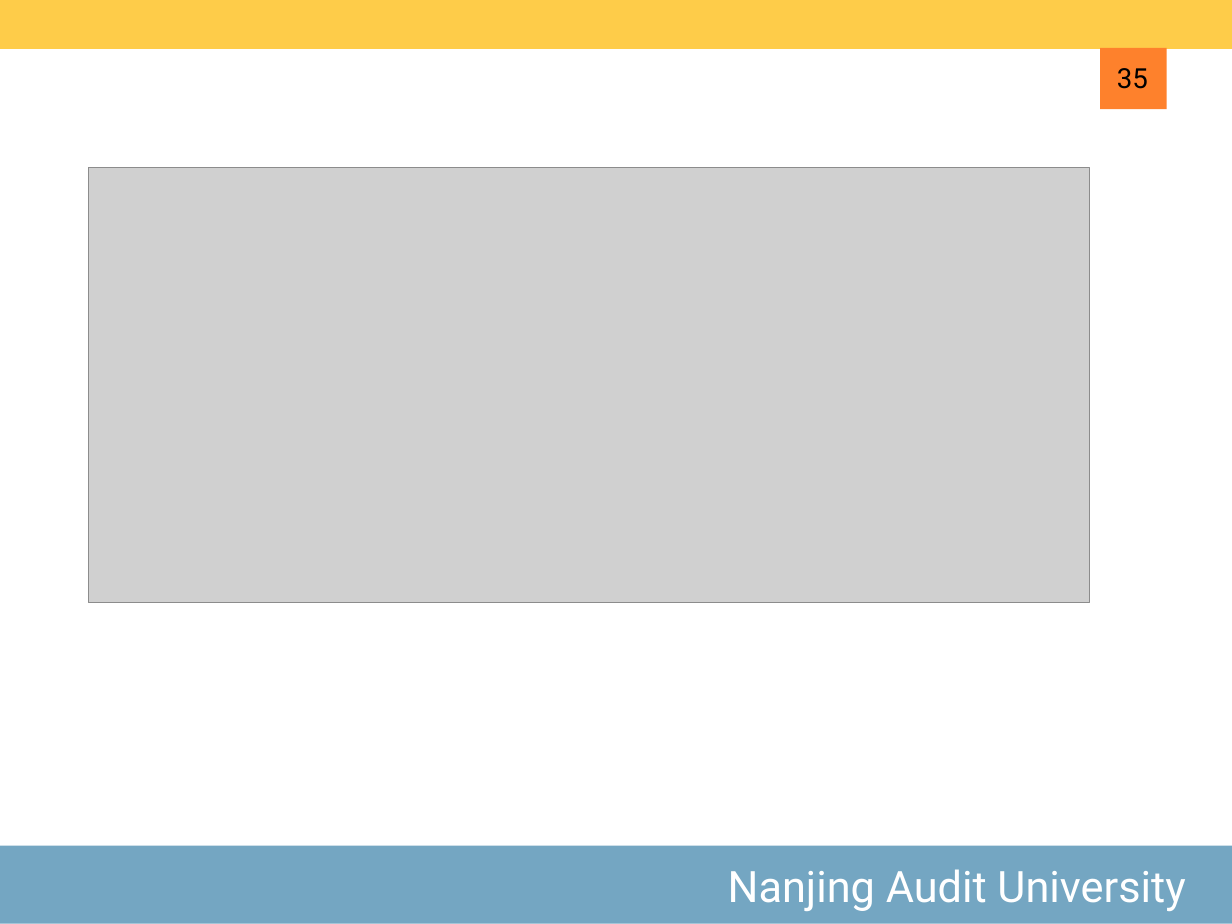
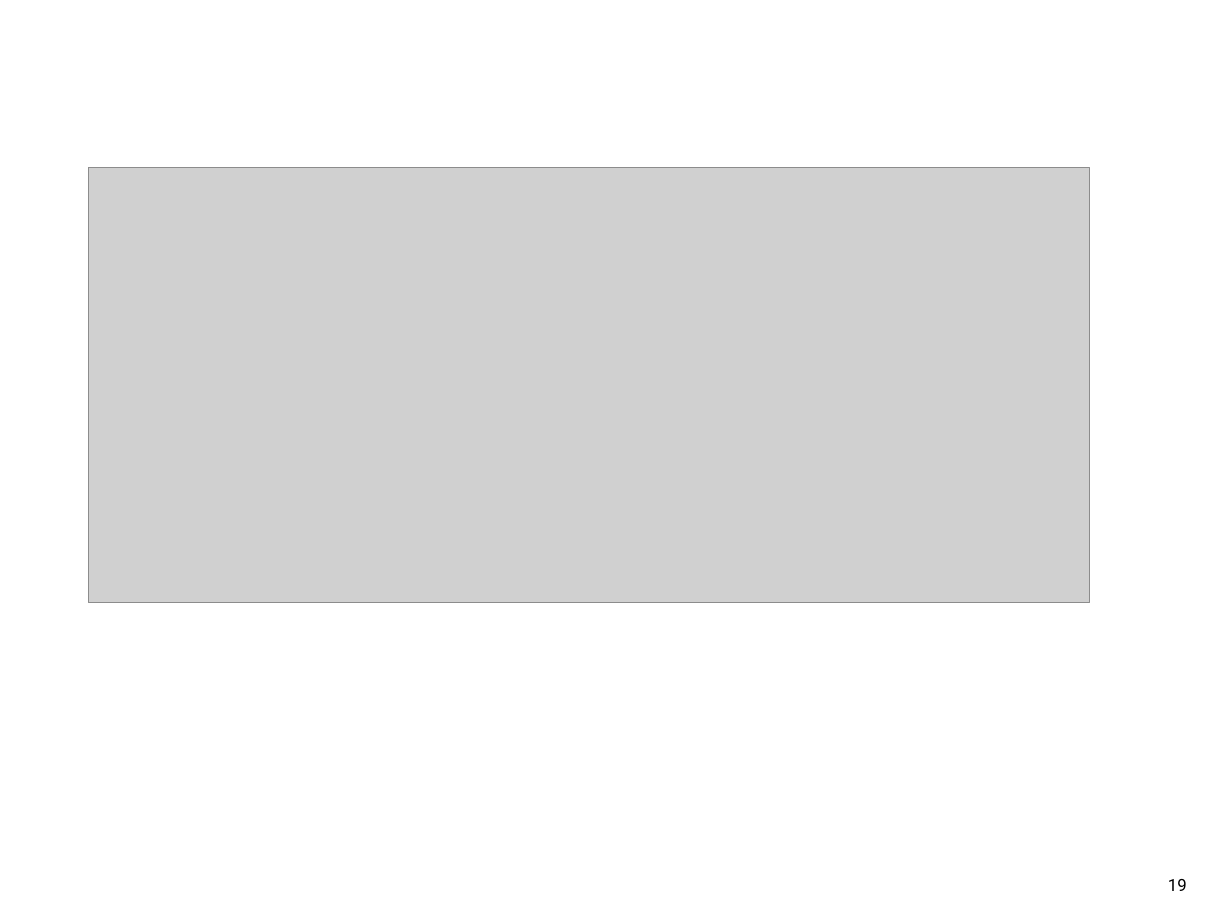
Before and after one commit to exoplanetX/DataAnalytics, a slide deck: slide 19 of 2020-4-数据框变量.pptx (slide 35 before the commit). Drawn at 1232x924 pixels with LibreOffice and Linux fonts; fonts in the diff are those of the drawing; grey boxes stand for pictures. Boxes give left, top, right and bottom in pixels: in the first picture for what was removed or moved away, otherwise in the second. Text is boxed around its words. In the diff, an @@ line names an element or a change of style, - is before the commit and + after.

```diff
--- a/2020-4-数据框变量.pptx
+++ b/2020-4-数据框变量.pptx
@@ rectangle removed at (0,0,1232,49) @@
@@ rectangle removed at (1100,48,1167,109) @@
@@ page number removed at (1117,68,1148,89) @@
-35
@@ rectangle removed at (0,846,1232,924) @@
-  Nanjing Audit University
@@ page number added at (1168,879,1187,891), 14 pt, text #000000 @@
+19
```
Also in this commit, not shown: 11 other slides changed, 3 slides added, 5 other files.
